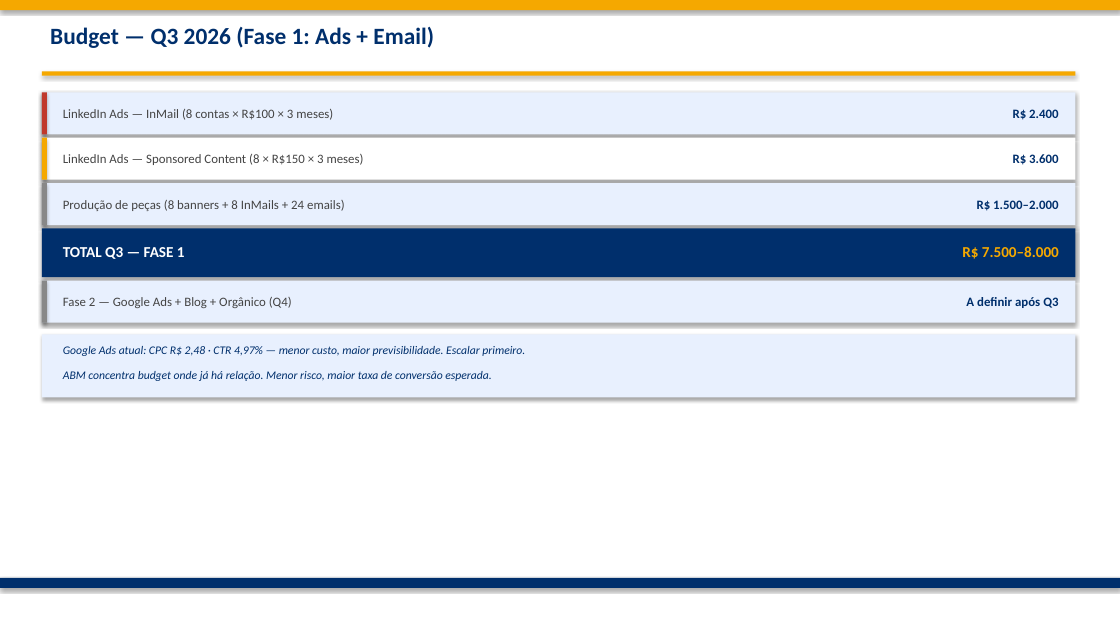
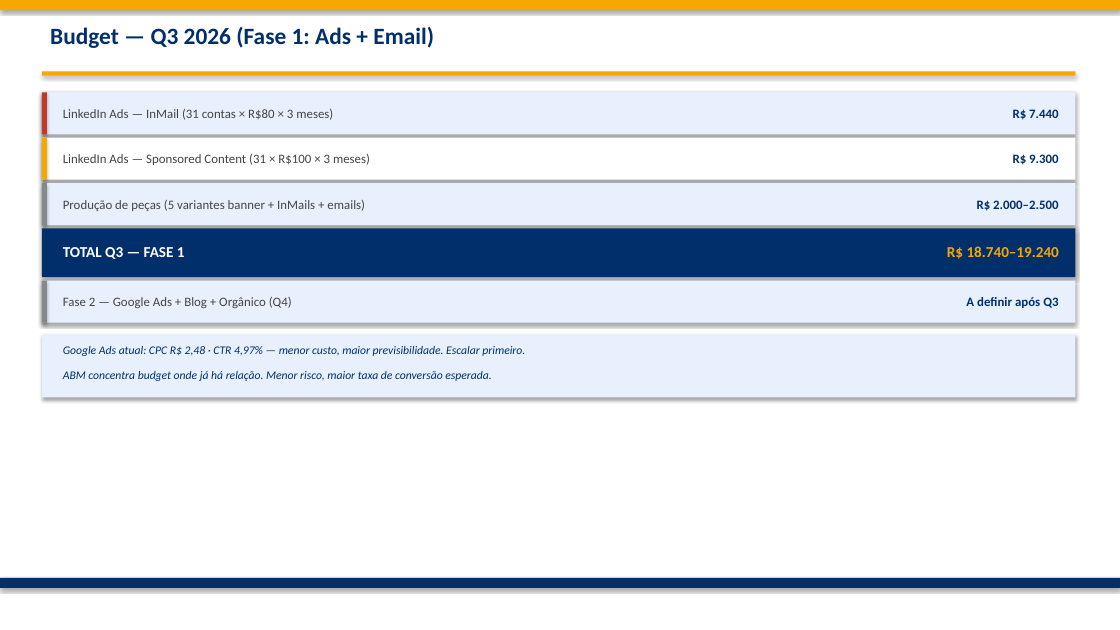
Before and after one commit to frsant96-gif/marketing-agents, a slide deck: slide 8 of marketing/campanhas/fabrica-de-analytics-q3-2026/Fabrica_Analytics_ABM_Q3_2026.pptx. Drawn at 1120x630 pixels with LibreOffice and Linux fonts; fonts in the diff are those of the drawing. Boxes give left, top, right and bottom in pixels: in the first picture for what was removed or moved away, otherwise in the second. Text is boxed around its words. In the diff, an @@ line names an element or a change of style, - is before the commit and + after.

```diff
--- a/marketing/campanhas/fabrica-de-analytics-q3-2026/Fabrica_Analytics_ABM_Q3_2026.pptx
+++ b/marketing/campanhas/fabrica-de-analytics-q3-2026/Fabrica_Analytics_ABM_Q3_2026.pptx
@@ text at [63, 109, 333, 120]: text changed @@
-LinkedIn Ads — InMail (8 contas × R$100 × 3 meses)
+LinkedIn Ads — InMail (31 contas × R$80 × 3 meses)
@@ text at [1013, 109, 1058, 120]: text changed @@
-R$ 2.400
+R$ 7.440
@@ text at [63, 154, 370, 165]: text changed @@
-LinkedIn Ads — Sponsored Content (8 × R$150 × 3 meses)
+LinkedIn Ads — Sponsored Content (31 × R$100 × 3 meses)
@@ text at [1013, 154, 1058, 165]: text changed @@
-R$ 3.600
+R$ 9.300
@@ text at [63, 200, 365, 211]: text changed @@
-Produção de peças (8 banners + 8 InMails + 24 emails)
+Produção de peças (5 variantes banner + InMails + emails)
@@ text at [977, 200, 1058, 211]: text changed @@
-R$ 1.500–2.000
+R$ 2.000–2.500
@@ text at [947, 246, 1059, 259]: text changed @@
-R$ 7.500–8.000
+R$ 18.740–19.240
```
Also in this commit, not shown: 4 other slides changed, 3 other files.
